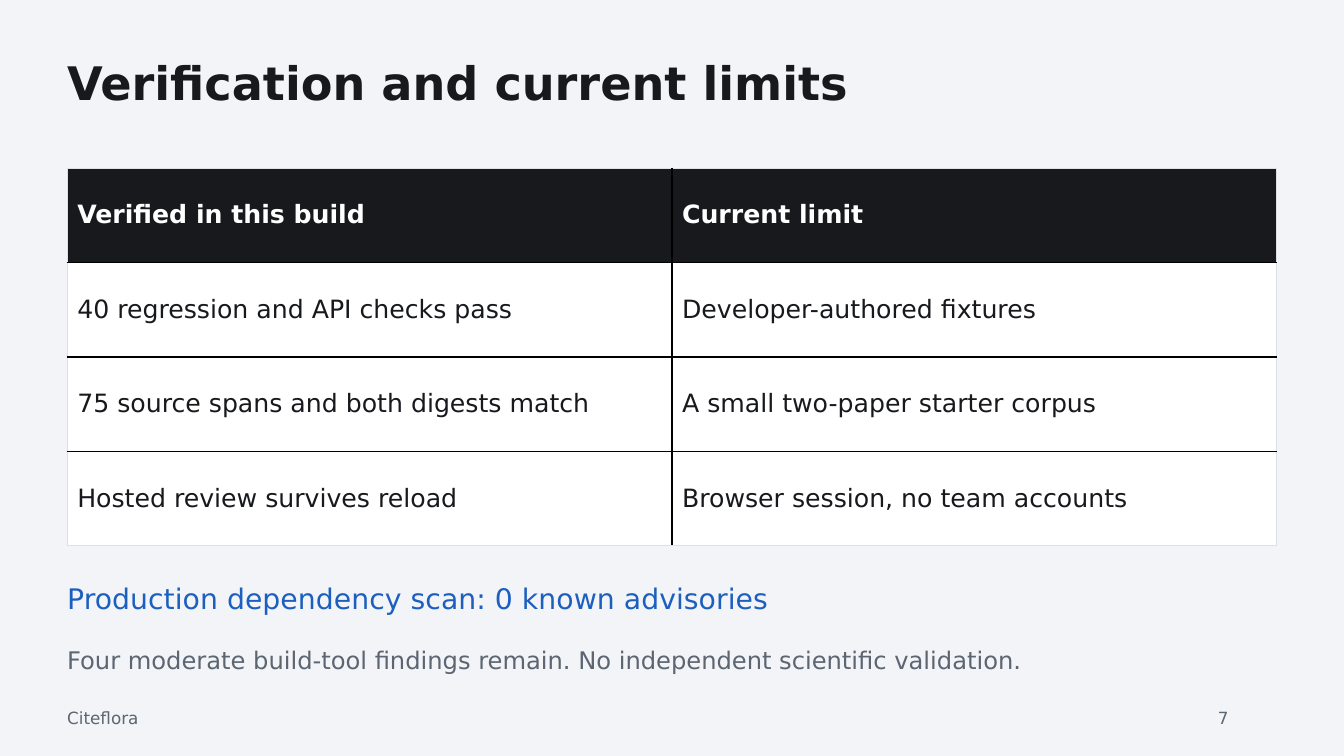
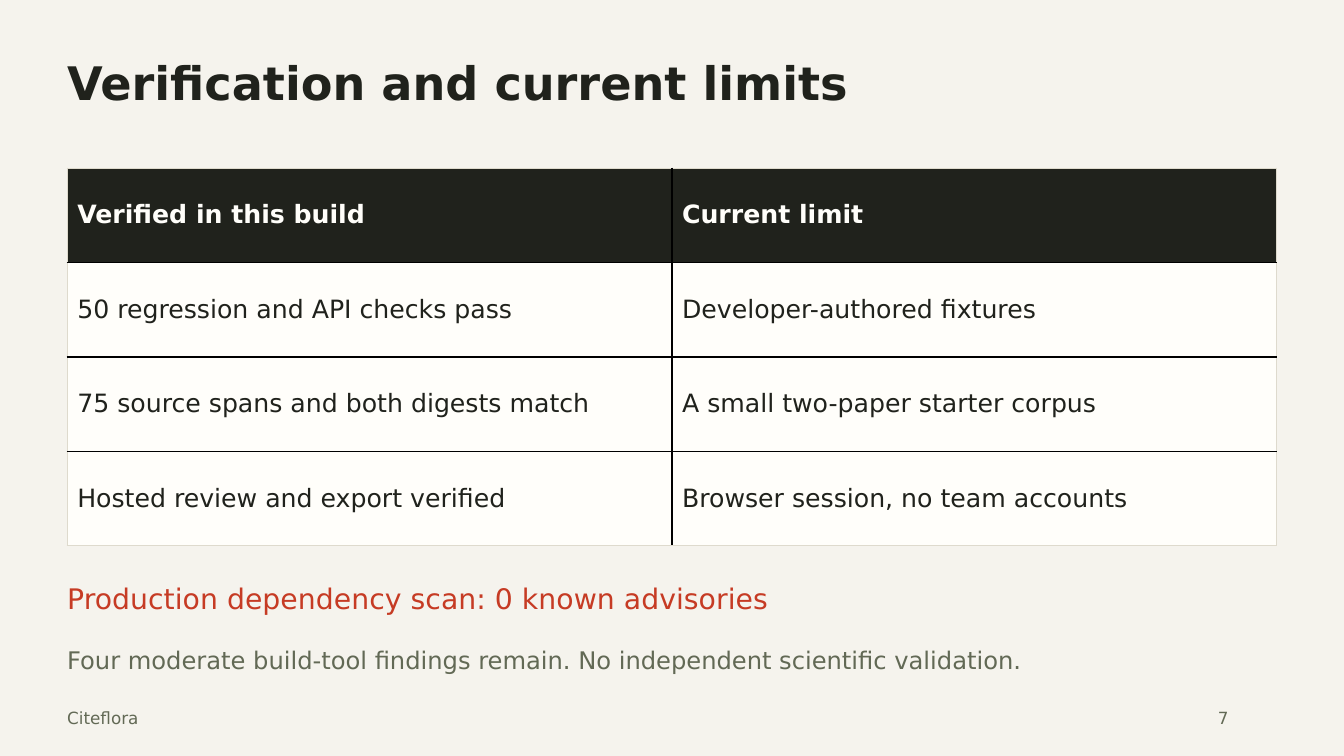
Before and after one commit to adeelfalaksher/citeflora, a slide deck: slide 7 of docs/pitch/Citeflora-Pitch.pptx. Drawn at 1344x756 pixels with LibreOffice and Linux fonts; fonts in the diff are those of the drawing. Boxes give left, top, right and bottom in pixels: in the first picture for what was removed or moved away, otherwise in the second. Text is boxed around its words. In the diff, an @@ line names an element or a change of style, - is before the commit and + after.

Commit message:
Publish verified guided workflow, refreshed pitch and cover, and stable dual-build checks

```diff
--- a/docs/pitch/Citeflora-Pitch.pptx
+++ b/docs/pitch/Citeflora-Pitch.pptx
@@ background #F2F4F7 to #F5F3ED @@
@@ table at [68, 168, 1277, 546] @@
-row 2, column 1: 40 regression and API checks pass
+row 2, column 1: 50 regression and API checks pass
-row 4, column 1: Hosted review survives reload
+row 4, column 1: Hosted review and export verified
@@ fill #17191D to #20221C in row 1 @@
@@ fill #FFFFFF to #FFFEFA in 6 cells @@
@@ text colour #FFFFFF to #FFFEFA in "Verified in this build", "Current limit" @@
@@ text colour #17191D to #20221C in "Developer-authored fixtures", "75 source spans and both digests match", "A small two-paper starter corpus", "Browser session, no team accounts" @@
@@ borders changed @@
@@ text "Production dependency scan: 0 known ..." at [67, 587, 768, 615]: text colour #1D5FBF to #C63B24 @@
@@ text colour #5C6572 to #626955 in 3 elements at [67, 711, 138, 724], [1218, 712, 1229, 724], [67, 650, 1021, 674] @@
```
Also in this commit, not shown: 7 other slides changed, 13 other files.
